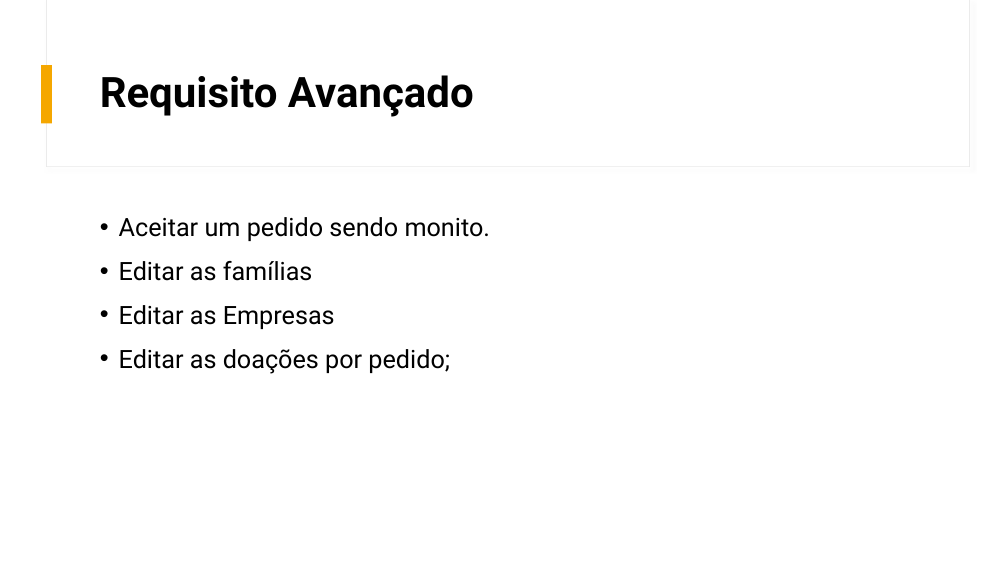
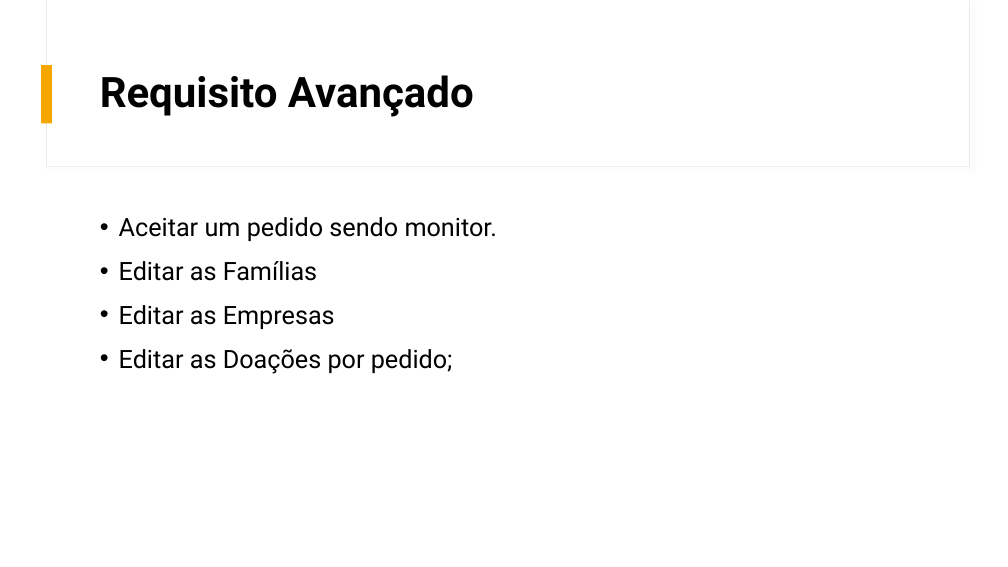
Before and after one commit to ricardooooooo/BancoSolidario, a slide deck: slide 4 of projeto_final/PAC_Banco_Solidario.pptx. Drawn at 1008x567 pixels with LibreOffice and Linux fonts; fonts in the diff are those of the drawing. Boxes give left, top, right and bottom in pixels: in the first picture for what was removed or moved away, otherwise in the second. Text is boxed around its words. In the diff, an @@ line names an element or a change of style, - is before the commit and + after.

```diff
--- a/projeto_final/PAC_Banco_Solidario.pptx
+++ b/projeto_final/PAC_Banco_Solidario.pptx
@@ text at [119, 217, 498, 281]: text changed @@
-• Aceitar um pedido sendo monito.
-• Editar as famílias
+• Aceitar um pedido sendo monitor.
+• Editar as Famílias
@@ text at [119, 349, 453, 374]: text changed @@
-• Editar as doações por pedido;
+• Editar as Doações por pedido;
```
Also in this commit, not shown: 1 other slide changed, 2 other files.
